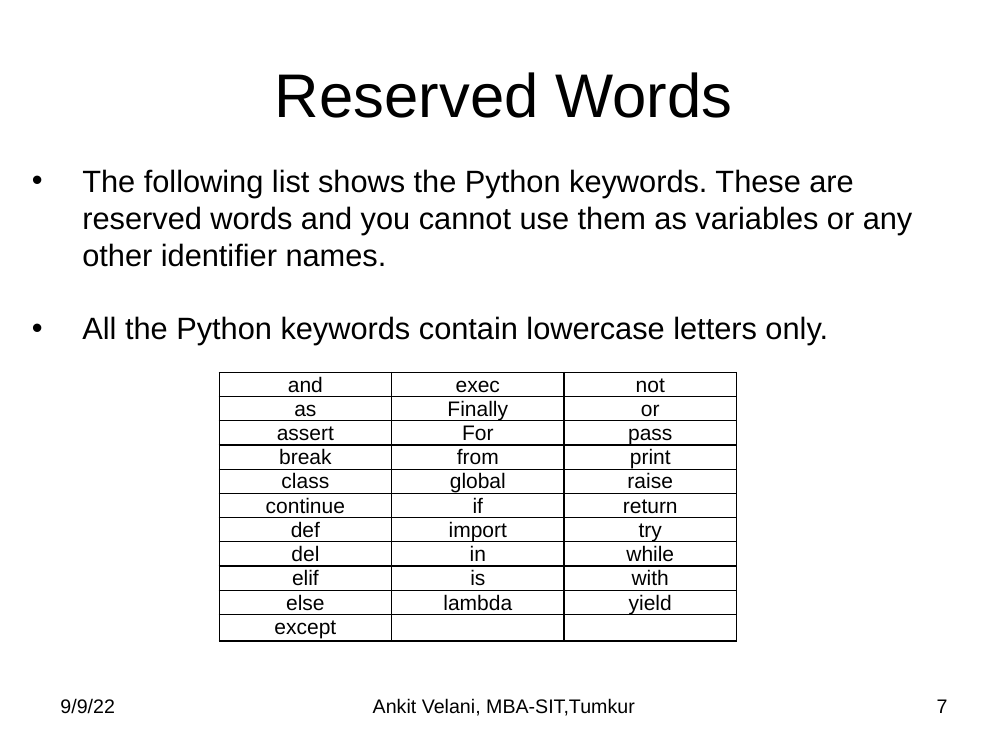
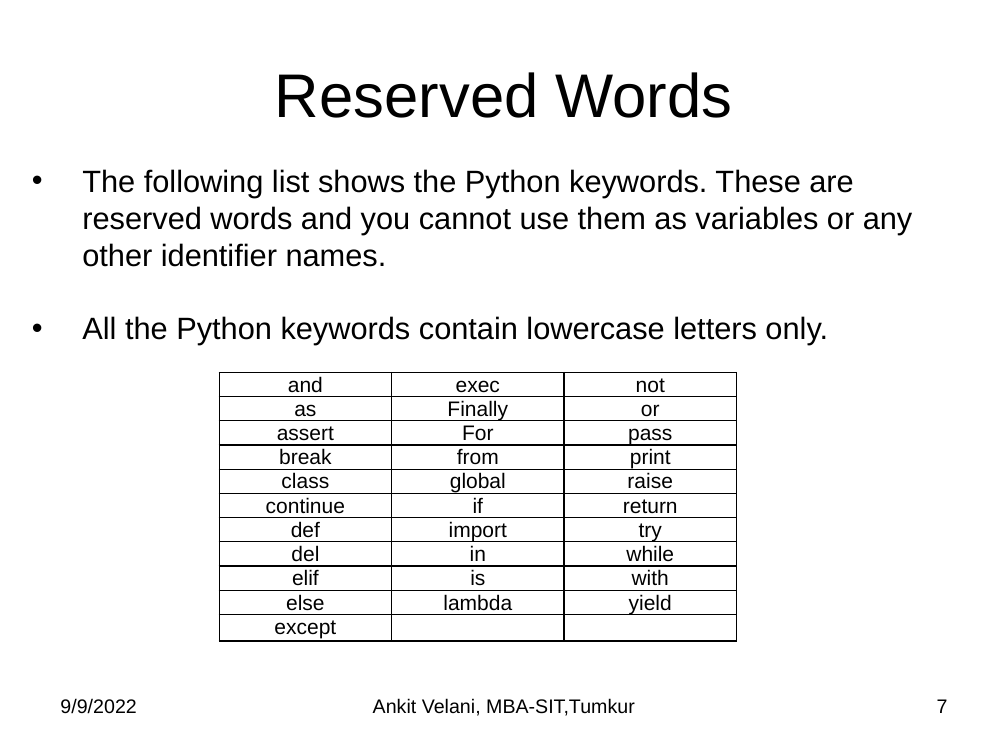
Before and after one commit to sitmbadept/sitmbadept.github.io, a slide deck: slide 7 of BDTM/Python/Unit-4-Python-Programming.pptx. Drawn at 1008x756 pixels with LibreOffice and Linux fonts; fonts in the diff are those of the drawing. Boxes give left, top, right and bottom in pixels: in the first picture for what was removed or moved away, otherwise in the second. Text is boxed around its words. In the diff, an @@ line names an element or a change of style, - is before the commit and + after.

```diff
--- a/BDTM/Python/Unit-4-Python-Programming.pptx
+++ b/BDTM/Python/Unit-4-Python-Programming.pptx
@@ text at (x1=60, y1=698, x2=136, y2=714): text changed @@
-9/9/22
+9/9/2022
```
Also in this commit, not shown: 20 other slides changed, 2 other files.
